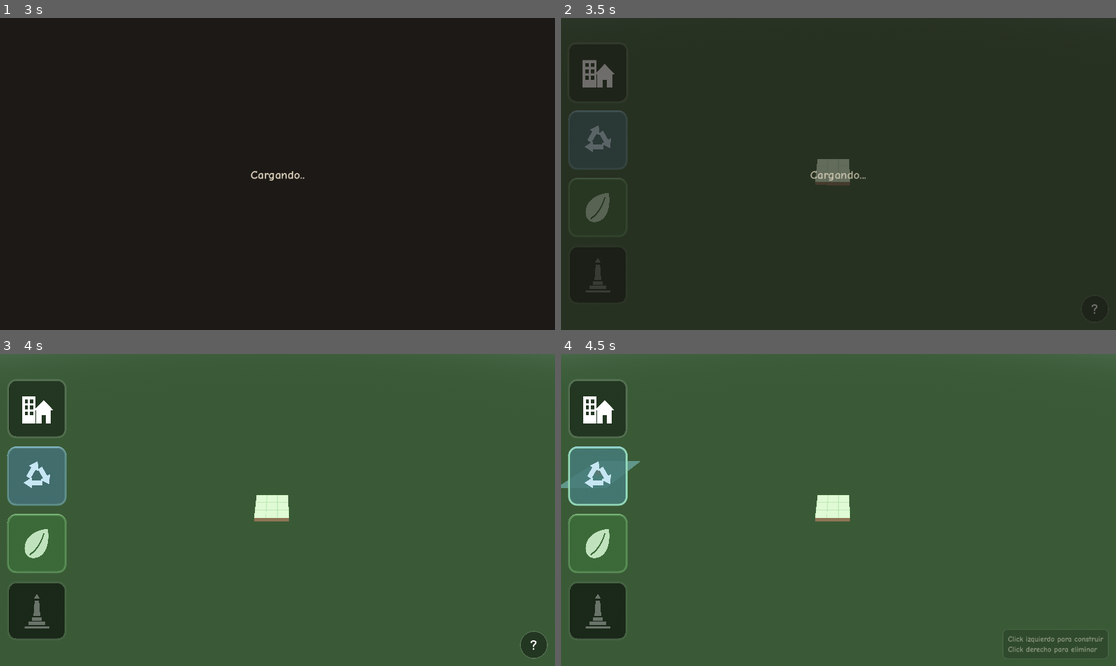
Above: before the commit, frames 1-4 (two rows, left to right).
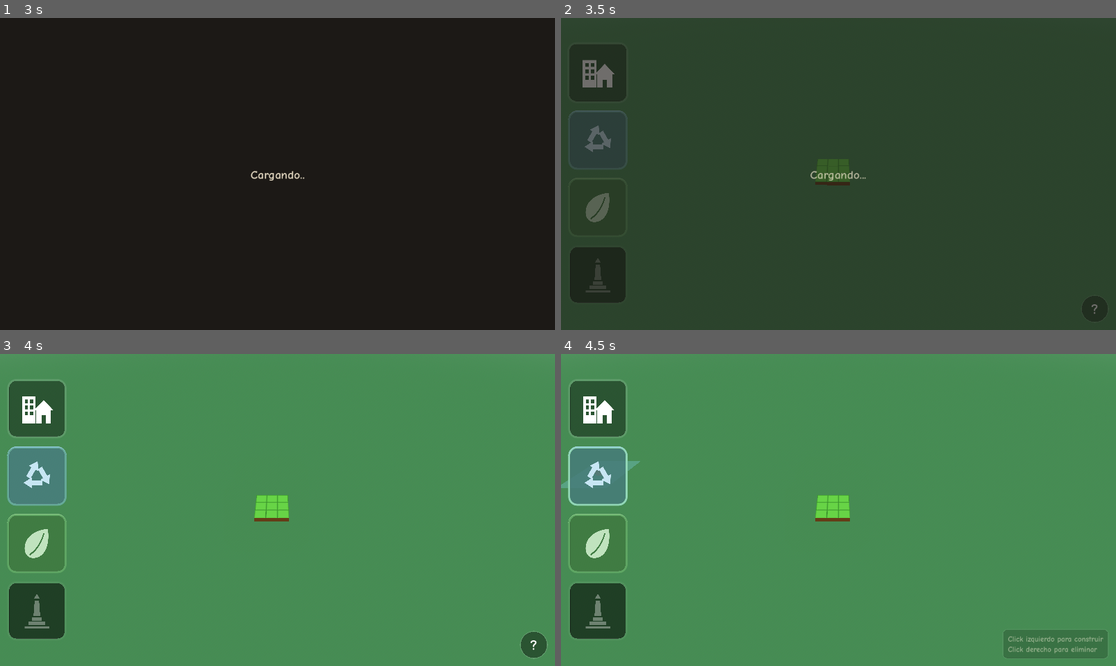
Above: after the commit, the same moments.

Repository: joacoague15/cozy-management
Game: Godot game, scene res://main.tscn
The game is run twice, just before and just after one commit, with the same random seed, the same clock (stepped at 60 frames per second) and the same inputs. Sound files missing from this copy of the repository are replaced by a short silence.
Inputs (mouse positions are in pixels of both pictures, inside the frame that each line leads up to):
- Up to frame 1 (3 s): click (38, 74) at 0.52 s; click (38, 139) at 1.27 s; click (38, 208) at 2.02 s; click (38, 74) at 2.77 s
- Up to frame 2 (3.5 s): no input
- Up to frame 3 (4 s): click (532, 644) at 3.5 s
- Up to frame 4 (4.5 s): click (599, 475) at 4.27 s

Frame 1 is identical in both runs. In frame 2, 0.4% of the frame differs, in the area x 45-53%, y 45-53%; in frame 3, 94%, in the area x 0-100%, y 0-100%; in frame 4, 94%.

Commit message:
shader added

Diff:
--- a/main.tscn
+++ b/main.tscn
@@ -1,23 +1,24 @@
-[gd_scene format=3 uid="uid://b7n1ce8audqbm"]
+[gd_scene load_steps=17 format=3 uid="uid://b7n1ce8audqbm"]
 
-[ext_resource type="Script" uid="uid://dwm8ufwc3sqlb" path="res://scripts/camera_controller.gd" id="1_cam"]
-[ext_resource type="Script" uid="uid://gmjg0kahvdmh" path="res://scripts/build_manager.gd" id="2_build"]
-[ext_resource type="Shader" uid="uid://cxh7dtxophmv7" path="res://shaders/grid.gdshader" id="3_grid"]
-[ext_resource type="Script" uid="uid://cp8qab7xw722g" path="res://scripts/tourist_manager.gd" id="4_tourists"]
-[ext_resource type="Script" uid="uid://dsrgow8j0qjjb" path="res://scripts/dirt_manager.gd" id="6_dirt"]
-[ext_resource type="Script" uid="uid://8dthliudy008" path="res://scripts/model_editor.gd" id="7_models"]
-[ext_resource type="Script" uid="uid://bf174qwaig6dt" path="res://scripts/status_ui.gd" id="8_status"]
-[ext_resource type="Script" uid="uid://b2d7wh0yqx74y" path="res://scripts/terrain_tiles.gd" id="9_terrain"]
-[ext_resource type="Script" uid="uid://j5bm1k3fu43g" path="res://scripts/build_toolbar.gd" id="10_toolbar"]
-[ext_resource type="Script" uid="uid://ik6dftq8vskh" path="res://scripts/cozy_cursor.gd" id="11_cursor"]
+[ext_resource type="Script" path="res://scripts/camera_controller.gd" id="1_cam"]
+[ext_resource type="Script" path="res://scripts/build_manager.gd" id="2_build"]
+[ext_resource type="Shader" path="res://shaders/grid.gdshader" id="3_grid"]
+[ext_resource type="Script" path="res://scripts/tourist_manager.gd" id="4_tourists"]
+[ext_resource type="Script" path="res://scripts/dirt_manager.gd" id="6_dirt"]
+[ext_resource type="Script" path="res://scripts/model_editor.gd" id="7_models"]
+[ext_resource type="Script" path="res://scripts/status_ui.gd" id="8_status"]
+[ext_resource type="Script" path="res://scripts/terrain_tiles.gd" id="9_terrain"]
+[ext_resource type="Script" path="res://scripts/build_toolbar.gd" id="10_toolbar"]
+[ext_resource type="Script" path="res://scripts/cozy_cursor.gd" id="11_cursor"]
 [ext_resource type="Script" path="res://scripts/question_button.gd" id="12_question"]
 [ext_resource type="Script" path="res://scripts/loading_screen.gd" id="14_loading"]
 
 [sub_resource type="ProceduralSkyMaterial" id="sky_material"]
-sky_top_color = Color(0.38, 0.55, 0.83, 1)
-sky_horizon_color = Color(0.74, 0.82, 0.89, 1)
-ground_bottom_color = Color(0.25, 0.32, 0.24, 1)
-ground_horizon_color = Color(0.74, 0.82, 0.89, 1)
+sky_top_color = Color(0.29, 0.56, 0.96, 1)
+sky_horizon_color = Color(0.84, 0.93, 0.99, 1)
+sky_curve = 0.12
+ground_bottom_color = Color(0.3, 0.52, 0.34, 1)
+ground_horizon_color = Color(0.84, 0.93, 0.99, 1)
 
 [sub_resource type="Sky" id="sky"]
 sky_material = SubResource("sky_material")
@@ -25,83 +26,79 @@
 [sub_resource type="Environment" id="environment"]
 background_mode = 2
 sky = SubResource("sky")
-tonemap_mode = 3
-tonemap_exposure = 1.1
-tonemap_white = 6.0
 glow_enabled = true
 glow_intensity = 0.45
 glow_strength = 0.9
 glow_bloom = 0.04
-glow_blend_mode = 2
 glow_hdr_threshold = 1.1
 adjustment_enabled = true
-adjustment_brightness = 1.02
-adjustment_contrast = 1.05
-adjustment_saturation = 1.12
+adjustment_contrast = 1.06
+adjustment_saturation = 1.15
 
 [sub_resource type="ShaderMaterial" id="terrain_material"]
 render_priority = 0
 shader = ExtResource("3_grid")
-shader_parameter/base_color = Color(0.47, 0.65, 0.36, 1)
-shader_parameter/line_color = Color(0.32, 0.46, 0.25, 1)
-shader_parameter/line_width = 0.025
-shader_parameter/side_color = Color(0.37, 0.28, 0.2, 1)
+shader_parameter/base_color = Color(0.4, 0.74, 0.3, 1)
+shader_parameter/line_color = Color(0.25, 0.53, 0.21, 1)
+shader_parameter/line_width = 0.04
+shader_parameter/side_color = Color(0.43, 0.29, 0.17, 1)
 shader_parameter/dirt_color = Color(0.23, 0.2, 0.16, 1)
 shader_parameter/dirt_stain_color = Color(0.15, 0.13, 0.09, 1)
 shader_parameter/dirt_strength = 0.7
 shader_parameter/grid_extent = 20.0
+shader_parameter/band_mix = 1.0
 
-[node name="Main" type="Node3D" unique_id=2004597662]
+[node name="Main" type="Node3D"]
 script = ExtResource("11_cursor")
 
-[node name="WorldEnvironment" type="WorldEnvironment" parent="." unique_id=1464116983]
+[node name="WorldEnvironment" type="WorldEnvironment" parent="."]
 environment = SubResource("environment")
 
-[node name="Sun" type="DirectionalLight3D" parent="." unique_id=1633424019]
+[node name="Sun" type="DirectionalLight3D" parent="."]
 transform = Transform3D(0.8192, 0.4699, -0.329, 0, 0.5736, 0.8192, 0.5736, -0.671, 0.4699, 0, 12, 0)
 shadow_enabled = true
 
-[node name="Terrain" type="MultiMeshInstance3D" parent="." unique_id=1707522100]
+[node name="Terrain" type="MultiMeshInstance3D" parent="."]
 material_override = SubResource("terrain_material")
 script = ExtResource("9_terrain")
 
-[node name="CameraRig" type="Node3D" parent="." unique_id=1848955474 node_paths=PackedStringArray("build_manager", "model_editor")]
+[node name="CameraRig" type="Node3D" parent="." node_paths=PackedStringArray("build_manager", "model_editor")]
 transform = Transform3D(1, 0, 0, 0, 1, 0, 0, 0, 1, 10, 0, 10)
 script = ExtResource("1_cam")
 build_manager = NodePath("../BuildManager")
 model_editor = NodePath("../ModelEditor")
 
-[node name="Pitch" type="Node3D" parent="CameraRig" unique_id=116984231]
+[node name="Pitch" type="Node3D" parent="CameraRig"]
 
-[node name="Camera3D" type="Camera3D" parent="CameraRig/Pitch" unique_id=1921145001]
+[node name="Camera3D" type="Camera3D" parent="CameraRig/Pitch"]
 transform = Transform3D(1, 0, 0, 0, 1, 0, 0, 0, 1, 0, 0, 18)
 
-[node name="BuildManager" type="Node3D" parent="." unique_id=2132975937 node_paths=PackedStringArray("tourist_manager", "terrain")]
+[node name="BuildManager" type="Node3D" parent="." node_paths=PackedStringArray("tourist_manager", "terrain")]
 script = ExtResource("2_build")
 tourist_manager = NodePath("../TouristManager")
 terrain = NodePath("../Terrain")
 
-[node name="Buildings" type="Node3D" parent="BuildManager" unique_id=518838393]
+[node name="Buildings" type="Node3D" parent="BuildManager"]
 
-[node name="TouristManager" type="Node3D" parent="." unique_id=1398927601 node_paths=PackedStringArray("build_manager", "dirt_manager")]
+[node name="TouristManager" type="Node3D" parent="." node_paths=PackedStringArray("build_manager", "dirt_manager")]
 script = ExtResource("4_tourists")
 build_manager = NodePath("../BuildManager")
 dirt_manager = NodePath("../DirtManager")
 
-[node name="DirtManager" type="Node" parent="." unique_id=1112048299 node_paths=PackedStringArray("build_manager", "terrain")]
+[node name="DirtManager" type="Node" parent="." node_paths=PackedStringArray("build_manager", "terrain")]
 script = ExtResource("6_dirt")
 build_manager = NodePath("../BuildManager")
 terrain = NodePath("../Terrain")
 
-[node name="ModelEditor" type="Node3D" parent="." unique_id=4119646 node_paths=PackedStringArray("build_manager")]
+[node name="ModelEditor" type="Node3D" parent="." node_paths=PackedStringArray("build_manager")]
 script = ExtResource("7_models")
 build_manager = NodePath("../BuildManager")
 
-[node name="StatusUI" type="CanvasLayer" parent="." unique_id=631396115 node_paths=PackedStringArray("build_manager")]
+[node name="StatusUI" type="CanvasLayer" parent="." node_paths=PackedStringArray("build_manager")]
 script = ExtResource("8_status")
 build_manager = NodePath("../BuildManager")
 
-[node name="BuildToolbar" type="CanvasLayer" parent="." unique_id=594149799 node_paths=PackedStringArray("build_manager", "tourist_manager")]
+[node name="BuildToolbar" type="CanvasLayer" parent="." node_paths=PackedStringArray("build_manager", "tourist_manager")]
 script = ExtResource("10_toolbar")
 build_manager = NodePath("../BuildManager")
 tourist_manager = NodePath("../TouristManager")
--- a/project.godot
+++ b/project.godot
@@ -16,13 +16,14 @@
 
 config/name="cozy-management"
 run/main_scene="res://main.tscn"
-config/features=PackedStringArray("4.6", "Forward Plus")
+config/features=PackedStringArray("4.3", "Forward Plus")
 
 [autoload]
 
 TouristConfig="*res://scripts/tourist_config.gd"
 GameConfig="*res://scripts/game_config.gd"
 Sfx="*res://scripts/sfx.gd"
+CelShading="*res://scripts/cel_shading.gd"
 
 [display]
 
--- /dev/null
+++ b/scripts/cel_shading.gd
@@ -0,0 +1,266 @@
+extends Node
+## Cel shading global y automatico: cada MeshInstance3D que entra al arbol
+## recibe la version toon de sus materiales (bandas duras + contorno de tinta)
+## sin tocar el codigo que los crea. Los materiales compartidos se convierten
+## una sola vez (cache por material original), asi el batching se conserva.
+##
+## F1 abre un menu con sliders para ajustar los efectos graficos en vivo:
+## los cambios se propagan a todos los materiales convertidos, al contorno,
+## al terreno y al entorno. Los valores duran la sesion; para hacerlos
+## permanentes hay que copiarlos a los defaults de los shaders / main.tscn.
+
+const TOON_SHADER := preload("res://shaders/toon.gdshader")
+const OUTLINE_SHADER := preload("res://shaders/toon_outline.gdshader")
+
+## Defaults de los uniforms de toon.gdshader que expone el menu (band_mix
+## tambien existe en el shader del terreno y se actualiza a la par).
+const TOON_DEFAULTS := {
+	saturation_boost = 1.15,
+	posterize_levels = 8.0,
+	posterize_mix = 0.35,
+	specular_strength = 0.25,
+	rim_strength = 0.18,
+	band_mix = 1.0,
+}
+const OUTLINE_WIDTH_DEFAULT := 1.0
+const ENV_SATURATION_DEFAULT := 1.15
+const ENV_CONTRAST_DEFAULT := 1.06
+
+## Material original -> ShaderMaterial toon equivalente.
+var _cache: Dictionary = {}
+var _outline: ShaderMaterial
+## Valores vivos de los uniforms toon (se aplican tambien a conversiones nuevas).
+var _toon_params: Dictionary = TOON_DEFAULTS.duplicate()
+
+var _panel: PanelContainer
+var _sliders: Array[HSlider] = []
+## Referencias para reescalar el menu segun la altura del viewport.
+var _menu_theme: Theme
+var _menu_margin: MarginContainer
+var _title: Label
+var _headers: Array[Label] = []
+var _row_labels: Array[Label] = []
+var _value_labels: Array[Label] = []
+
+func _ready() -> void:
+	_outline = ShaderMaterial.new()
+	_outline.shader = OUTLINE_SHADER
+	get_tree().node_added.connect(_on_node_added)
+	_build_menu()
+
+func _unhandled_input(event: InputEvent) -> void:
+	if event is InputEventKey and event.pressed and not event.echo \
+			and event.physical_keycode == KEY_F1:
+		toggle_menu()
+		get_viewport().set_input_as_handled()
+
+# --- Conversion de materiales --------------------------------------------------
+
+func _on_node_added(node: Node) -> void:
+	if node is MeshInstance3D:
+		# Diferido: le da tiempo al codigo que crea el nodo a terminar de
+		# asignarle malla y materiales dentro del mismo frame.
+		_convert.call_deferred(node)
+
+func _convert(mesh_instance: MeshInstance3D) -> void:
+	if not is_instance_valid(mesh_instance) or not mesh_instance.is_inside_tree():
+		return
+	if mesh_instance.material_override != null:
+		mesh_instance.material_override = _toonify(mesh_instance.material_override)
+		return
+	var mesh := mesh_instance.mesh
+	if mesh == null:
+		return
+	for s in mesh.get_surface_count():
+		var source: Material = mesh_instance.get_surface_override_material(s)
+		if source == null:
+			source = mesh.surface_get_material(s)
+		var toon := _toonify(source)
+		if toon != source:
+			mesh_instance.set_surface_override_material(s, toon)
+
+## Version toon de un StandardMaterial3D, copiando lo que el juego usa de el:
+## color, textura (UV o triplanar en mundo) y colores de vertice. Los
+## materiales unshaded o transparentes (fantasmas de construccion, resaltados,
+## turistas grises) cambian de color en vivo y se dejan como estan; los
+## ShaderMaterial (terreno) ya manejan su propio estilo.
+func _toonify(material: Material) -> Material:
+	if not material is BaseMaterial3D:
+		return material
+	var source := material as BaseMaterial3D
+	if source.shading_mode == BaseMaterial3D.SHADING_MODE_UNSHADED:
+		return material
+	if source.transparency != BaseMaterial3D.TRANSPARENCY_DISABLED:
+		return material
+	if _cache.has(material):
+		return _cache[material]
+	var toon := ShaderMaterial.new()
+	toon.shader = TOON_SHADER
+	toon.set_shader_parameter("albedo_color", source.albedo_color)
+	toon.set_shader_parameter("albedo_texture", source.albedo_texture)
+	toon.set_shader_parameter("use_vertex_color", source.vertex_color_use_as_albedo)
+	toon.set_shader_parameter("triplanar", source.uv1_triplanar)
+	toon.set_shader_parameter("uv1_scale", source.uv1_scale)
+	for key in _toon_params:
+		toon.set_shader_parameter(key, _toon_params[key])
+	toon.next_pass = _outline
+	_cache[material] = toon
+	return toon
+
+# --- Aplicacion en vivo de parametros ------------------------------------------
+
+func _set_toon_param(key: String, value: float) -> void:
+	_toon_params[key] = value
+	for toon in _cache.values():
+		toon.set_shader_parameter(key, value)
+	if key == "band_mix":
+		var terrain := _terrain_material()
+		if terrain != null:
+			terrain.set_shader_parameter("band_mix", value)
+
+func _set_env_param(property: String, value: float) -> void:
+	var environment := _environment()
+	if environment != null:
+		environment.set(property, value)
+
+func _terrain_material() -> ShaderMaterial:
+	var scene := get_tree().current_scene
+	if scene == null:
+		return null
+	var terrain: GeometryInstance3D = scene.get_node_or_null("Terrain")
+	return terrain.material_override as ShaderMaterial if terrain != null else null
+
+func _environment() -> Environment:
+	var scene := get_tree().current_scene
+	if scene == null:
+		return null
+	var world_env: WorldEnvironment = scene.get_node_or_null("WorldEnvironment")
+	return world_env.environment if world_env != null else null
+
+# --- Menu F1 --------------------------------------------------------------------
+
+func toggle_menu() -> void:
+	_panel.visible = not _panel.visible
+
+func _build_menu() -> void:
+	var layer := CanvasLayer.new()
+	layer.layer = 5  # Sobre la UI del juego, debajo de la pantalla de carga.
+	add_child(layer)
+
+	_panel = PanelContainer.new()
+	_panel.visible = false
+	_menu_theme = Theme.new()
+	_panel.theme = _menu_theme
+	layer.add_child(_panel)
+	_panel.set_anchors_and_offsets_preset(Control.PRESET_CENTER_RIGHT, Control.PRESET_MODE_MINSIZE, 12)
+	_panel.grow_horizontal = Control.GROW_DIRECTION_BEGIN
+	_panel.grow_vertical = Control.GROW_DIRECTION_BOTH
+
+	_menu_margin = MarginContainer.new()
+	_panel.add_child(_menu_margin)
+
+	var vbox := VBoxContainer.new()
+	vbox.add_theme_constant_override("separation", 4)
+	_menu_margin.add_child(vbox)
+
+	_title = Label.new()
+	_title.text = "Efectos graficos (F1)"
+	vbox.add_child(_title)
+
+	_add_header(vbox, "Modelos")
+	_add_slider(vbox, "Saturacion", 0.5, 2.0, 0.05, TOON_DEFAULTS.saturation_boost,
+			func(v: float) -> void: _set_toon_param("saturation_boost", v))
+	_add_slider(vbox, "Posterizado: niveles", 2.0, 16.0, 1.0, TOON_DEFAULTS.posterize_levels,
+			func(v: float) -> void: _set_toon_param("posterize_levels", v))
+	_add_slider(vbox, "Posterizado: mezcla", 0.0, 1.0, 0.05, TOON_DEFAULTS.posterize_mix,
+			func(v: float) -> void: _set_toon_param("posterize_mix", v))
+	_add_slider(vbox, "Brillo especular", 0.0, 1.0, 0.05, TOON_DEFAULTS.specular_strength,
+			func(v: float) -> void: _set_toon_param("specular_strength", v))
+	_add_slider(vbox, "Luz de borde (rim)", 0.0, 1.0, 0.05, TOON_DEFAULTS.rim_strength,
+			func(v: float) -> void: _set_toon_param("rim_strength", v))
+
+	_add_header(vbox, "Estilo")
+	_add_slider(vbox, "Dureza de bandas", 0.0, 1.0, 0.05, TOON_DEFAULTS.band_mix,
+			func(v: float) -> void: _set_toon_param("band_mix", v))
+	_add_slider(vbox, "Grosor de contorno", 0.0, 10.0, 0.5, OUTLINE_WIDTH_DEFAULT,
+			func(v: float) -> void: _outline.set_shader_parameter("outline_width", v))
+
+	_add_header(vbox, "Entorno")
+	_add_slider(vbox, "Saturacion global", 0.5, 1.6, 0.05, ENV_SATURATION_DEFAULT,
+			func(v: float) -> void: _set_env_param("adjustment_saturation", v))
+	_add_slider(vbox, "Contraste", 0.8, 1.3, 0.02, ENV_CONTRAST_DEFAULT,
+			func(v: float) -> void: _set_env_param("adjustment_contrast", v))
+
+	var reset := Button.new()
+	reset.text = "Restaurar valores"
+	reset.pressed.connect(_reset_values)
+	vbox.add_child(reset)
+
+	get_viewport().size_changed.connect(_apply_menu_scale)
+	_apply_menu_scale()
+
+## El menu se dibuja en pixeles fisicos: en pantallas grandes (fullscreen
+## retina) los tamanos base quedan ilegibles, asi que todo escala con la
+## altura del viewport (base: 900 px de alto = escala 1).
+func _apply_menu_scale() -> void:
+	var s := clampf(get_viewport().get_visible_rect().size.y / 900.0, 1.0, 3.5)
+	_menu_theme.default_font_size = roundi(15.0 * s)
+	_title.add_theme_font_size_override("font_size", roundi(17.0 * s))
+	for margin_name in ["margin_left", "margin_right"]:
+		_menu_margin.add_theme_constant_override(margin_name, roundi(14.0 * s))
+	for margin_name in ["margin_top", "margin_bottom"]:
+		_menu_margin.add_theme_constant_override(margin_name, roundi(10.0 * s))
+	for header in _headers:
+		header.add_theme_font_size_override("font_size", roundi(11.0 * s))
+	for label in _row_labels:
+		label.custom_minimum_size.x = 185.0 * s
+	for slider in _sliders:
+		slider.custom_minimum_size = Vector2(150.0 * s, 22.0 * s)
+	for value_label in _value_labels:
+		value_label.custom_minimum_size.x = 48.0 * s
+
+func _add_header(parent: Control, text: String) -> void:
+	var label := Label.new()
+	label.text = text
+	label.modulate = Color(1.0, 1.0, 1.0, 0.65)
+	parent.add_child(label)
+	_headers.append(label)
+
+## Fila con nombre, slider y valor numerico. El slider arranca en el default y
+## aplica el cambio en vivo via `apply`.
+func _add_slider(parent: Control, text: String, lo: float, hi: float, step: float,
+		default_value: float, apply: Callable) -> void:
+	var row := HBoxContainer.new()
+	row.add_theme_constant_override("separation", 8)
+	parent.add_child(row)
+
+	var label := Label.new()
+	label.text = text
+	row.add_child(label)
+	_row_labels.append(label)
+
+	var slider := HSlider.new()
+	slider.min_value = lo
+	slider.max_value = hi
+	slider.step = step
+	slider.size_flags_vertical = Control.SIZE_FILL
+	row.add_child(slider)
+
+	var value_label := Label.new()
+	value_label.horizontal_alignment = HORIZONTAL_ALIGNMENT_RIGHT
+	row.add_child(value_label)
+	_value_labels.append(value_label)
+
+	var fmt := func(v: float) -> String:
+		return str(int(v)) if step >= 1.0 else "%.2f" % v
+	slider.value_changed.connect(func(v: float) -> void:
+		value_label.text = fmt.call(v)
+		apply.call(v))
+	slider.set_meta("default", default_value)
+	slider.value = default_value
+	value_label.text = fmt.call(default_value)
+	_sliders.append(slider)
+
+func _reset_values() -> void:
+	for slider in _sliders:
+		slider.value = slider.get_meta("default")
--- a/scripts/sfx.gd
+++ b/scripts/sfx.gd
@@ -38,9 +38,6 @@
 	var stream: AudioStream = null
 	if ResourceLoader.exists(MUSIC_PATH):
 		stream = load(MUSIC_PATH)
-	if stream == null:
-		# El asset todavia no fue importado por el editor: parsear el WAV crudo.
-		stream = AudioStreamWAV.load_from_file(MUSIC_PATH)
 	if stream == null:
 		push_warning("No se pudo cargar %s: sin musica de fondo." % MUSIC_PATH)
 		return
--- a/shaders/grid.gdshader
+++ b/shaders/grid.gdshader
@@ -1,5 +1,5 @@
 shader_type spatial;
-render_mode cull_back;
+render_mode cull_back, ambient_light_disabled;
 
 // Terreno por tiles (cajas via MultiMesh): la cara superior lleva la grilla
 // cada 1 unidad de mundo y la basura; los costados van de un color tierra.
@@ -16,6 +16,8 @@
 uniform vec3 dirt_stain_color: source_color = vec3(0.15, 0.13, 0.09);
 uniform float dirt_strength: hint_range(0.0, 1.0) = 0.7;
 uniform float grid_extent = 20.0;
+// 1.0 = bandas duras puras; 0.0 = luz suave clasica (ver toon.gdshader).
+uniform float band_mix: hint_range(0.0, 1.0) = 1.0;
 
 varying vec3 world_pos;
 varying vec3 world_normal;
@@ -96,3 +98,18 @@
 	}
 	ROUGHNESS = 1.0;
 }
+
+void light() {
+	// Cel shading: tres bandas duras, a juego con el toon de los modelos
+	// (shaders/toon.gdshader). ATTENUATION mete la sombra proyectada en el
+	// bandeo, asi las sombras sobre el pasto cortan a filo. La banda base es
+	// alta para que el pasto en sombra siga leyendose verde.
+	// Sombras sobre el pasto bien oscuras y neutras (hacia negro), a juego
+	// con la banda de sombra de los modelos.
+	float d = clamp(dot(NORMAL, LIGHT), 0.0, 1.0) * ATTENUATION;
+	float banded = 0.3
+		+ 0.45 * smoothstep(0.24, 0.27, d)
+		+ 0.35 * smoothstep(0.58, 0.61, d);
+	float lit = mix(0.3 + 0.8 * d, banded, band_mix);
+	DIFFUSE_LIGHT += lit * LIGHT_COLOR / PI;
+}
--- /dev/null
+++ b/shaders/toon.gdshader
@@ -0,0 +1,77 @@
+shader_type spatial;
+render_mode cull_back, ambient_light_disabled;
+
+// Cel shading exagerado: albedo saturado y posterizado, luz difusa en tres
+// bandas duras, brillo especular de caricatura y rim escalonado. Reemplaza en
+// runtime a los StandardMaterial3D del juego (ver scripts/cel_shading.gd),
+// asi que replica lo que esos materiales usan: color plano, textura por UV o
+// triplanar en mundo, y colores de vertice.
+uniform vec4 albedo_color : source_color = vec4(1.0);
+uniform sampler2D albedo_texture : source_color, hint_default_white, filter_linear_mipmap;
+uniform bool use_vertex_color = false;
+uniform bool triplanar = false;
+uniform vec3 uv1_scale = vec3(1.0);
+
+uniform float saturation_boost : hint_range(0.5, 2.5) = 1.15;
+uniform float posterize_levels : hint_range(2.0, 16.0) = 8.0;
+// Cuanto pesa el color posterizado sobre el original. A 1.0 las texturas con
+// grano se parten en manchones que se despegan del modelo; parcial mantiene
+// el tinte plano de dibujo sin romper el detalle.
+uniform float posterize_mix : hint_range(0.0, 1.0) = 0.35;
+uniform float specular_strength : hint_range(0.0, 1.0) = 0.25;
+uniform float rim_strength : hint_range(0.0, 1.0) = 0.18;
+// 1.0 = bandas duras puras; 0.0 = luz suave clasica (mismo rango de brillo).
+uniform float band_mix : hint_range(0.0, 1.0) = 1.0;
+
+varying vec3 tri_pos;
+varying vec3 tri_blend;
+
+void vertex() {
+	vec3 world_normal = normalize((MODEL_MATRIX * vec4(NORMAL, 0.0)).xyz);
+	vec3 blend = pow(abs(world_normal), vec3(4.0));
+	tri_blend = blend / (blend.x + blend.y + blend.z);
+	tri_pos = (MODEL_MATRIX * vec4(VERTEX, 1.0)).xyz * uv1_scale;
+}
+
+void fragment() {
+	vec3 tex;
+	if (triplanar) {
+		tex = texture(albedo_texture, tri_pos.zy).rgb * tri_blend.x
+			+ texture(albedo_texture, tri_pos.xz).rgb * tri_blend.y
+			+ texture(albedo_texture, tri_pos.xy).rgb * tri_blend.z;
+	} else {
+		tex = texture(albedo_texture, UV).rgb;
+	}
+	vec3 col = albedo_color.rgb * tex;
+	if (use_vertex_color) {
+		col *= COLOR.rgb;
+	}
+	// Paleta de dibujo animado: un toque mas saturada y apenas aplanada. El
+	// look toon fuerte lo ponen las bandas de luz y el contorno, no el albedo.
+	float grey = dot(col, vec3(0.299, 0.587, 0.114));
+	col = clamp(mix(vec3(grey), col, saturation_boost), vec3(0.0), vec3(1.0));
+	col = mix(col, floor(col * posterize_levels + 0.5) / posterize_levels, posterize_mix);
+	ALBEDO = col;
+	ROUGHNESS = 1.0;
+	SPECULAR = 0.0;
+	// Rim escalonado: un filo de luz duro en el contorno contra camara.
+	float rim = 1.0 - clamp(dot(normalize(NORMAL), normalize(VIEW)), 0.0, 1.0);
+	EMISSION = col * step(0.72, rim) * rim_strength;
+}
+
+void light() {
+	// Tres bandas duras (sombra / media / luz); ATTENUATION mete la sombra
+	// proyectada dentro del mismo bandeo, asi las sombras cortan a filo.
+	// La banda de sombra multiplica hacia negro (bien oscura y neutra), no
+	// hacia un gris lavado.
+	float d = clamp(dot(NORMAL, LIGHT), 0.0, 1.0) * ATTENUATION;
+	float banded = 0.16
+		+ 0.49 * smoothstep(0.24, 0.27, d)
+		+ 0.45 * smoothstep(0.62, 0.65, d);
+	float lit = mix(0.16 + 0.94 * d, banded, band_mix);
+	DIFFUSE_LIGHT += lit * LIGHT_COLOR / PI;
+	// Brillo especular de caricatura: un disco recortado, sin degrade.
+	vec3 h = normalize(VIEW + LIGHT);
+	float spec = pow(clamp(dot(NORMAL, h), 0.0, 1.0), 42.0);
+	SPECULAR_LIGHT += smoothstep(0.5, 0.55, spec * ATTENUATION) * specular_strength * LIGHT_COLOR / PI;
+}
--- /dev/null
+++ b/shaders/toon_outline.gdshader
@@ -0,0 +1,24 @@
+shader_type spatial;
+render_mode unshaded, cull_front;
+
+// Contorno de tinta: segunda pasada (next_pass del material toon) que infla
+// la silueta en espacio de clip una cantidad fija de pixeles, asi el grosor
+// no depende de la escala del modelo (los FBX llegan en escalas muy dispares).
+uniform vec4 outline_color : source_color = vec4(0.0, 0.0, 0.0, 1.0);
+// Grosor en pixeles medidos a 720p de alto (se escala con la resolucion para
+// que el trazo pese lo mismo en cualquier pantalla).
+uniform float outline_width : hint_range(0.0, 12.0) = 1.0;
+
+void vertex() {
+	vec4 clip = PROJECTION_MATRIX * MODELVIEW_MATRIX * vec4(VERTEX, 1.0);
+	vec3 view_normal = mat3(MODELVIEW_MATRIX) * NORMAL;
+	vec2 dir = (PROJECTION_MATRIX * vec4(view_normal, 0.0)).xy;
+	dir /= max(length(dir), 1e-4);
+	float px = outline_width * VIEWPORT_SIZE.y / 720.0;
+	clip.xy += dir * clip.w * px * 2.0 / VIEWPORT_SIZE;
+	POSITION = clip;
+}
+
+void fragment() {
+	ALBEDO = outline_color.rgb;
+}
Not shown, changed: fonts/ComicNeue-Bold.ttf.import
Not shown, changed: fonts/ComicNeue-Regular.ttf.import
Not shown, changed: icons/cursor.svg.import
Not shown, changed: icons/house.svg.import
Not shown, changed: icons/leaf.svg.import
Not shown, changed: icons/monument.svg.import
Not shown, changed: icons/question.svg.import
Not shown, changed: icons/recycle.svg.import
Not shown, changed: models/Arco_Estatua_Alonso_XIII.fbx.import
Not shown, changed: models/BancoT1.fbx.import
Not shown, changed: models/BancoT2.fbx.import
Not shown, changed: models/Barca.fbx.import
(and 14 more such lines)
